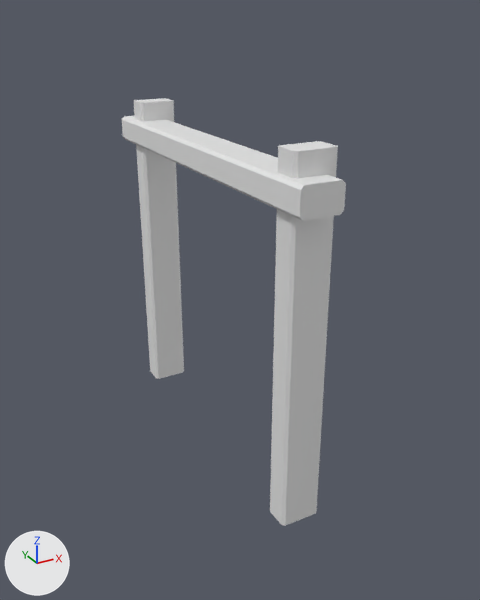
The FBX model Assets/Meshes/Scenes/SM_Frame.fbx as it was, and as the next commit left it.
One viewpoint serves both versions: a 50 mm camera at (8.48, -4.71, 3.6) aimed at (10.95, -0.22, 1.36). The axes (+X, +Y, +Z) are drawn at lower left. The lights are the same throughout. Where no turn or scale is listed for an object, it has been applied to the vertices.

Names of what the first picture shows: 'SM_Frame'.
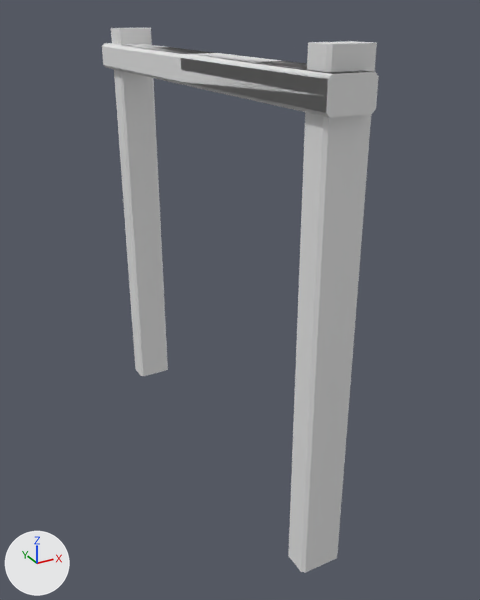
Diff of the bpy script that builds the scene:
```diff
--- a/Assets/Meshes/Scenes/SM_Frame.fbx.py
+++ b/Assets/Meshes/Scenes/SM_Frame.fbx.py
@@ me_cube_040 @@
 me_cube_040.from_pydata(...)  # 48 vertices, 30 faces; spans x 10.63..11.02, y -1.54..1.54, z -0.05..2.82
 # used by ob_sm_frame; location = (0.0, 0.0, 0.0)
+# me_cube_040 part 1: the loose piece of 16 vertices spanning x 10.69..11.02, y -1.37..-1.16, z -0.05..2.82 is scaled about its middle by (1, 1, 1.26), then moved by (-10.82, -0.35, 0.42)
+# me_cube_040 part 2: the loose piece of 16 vertices spanning x 10.63..10.96, y -1.54..1.54, z 2.44..2.65 is scaled about its middle by (1, 1.18, 1), then moved by (-10.82, 0.0, 0.82)
+# me_cube_040 part 3: the loose piece of 16 vertices spanning x 10.69..11.02, y 1.16..1.37, z -0.05..2.82 is scaled about its middle by (1, 1, 1.26), then moved by (-10.82, 0.35, 0.42)
+# me_cube_040 part 4: the loose piece of 16 vertices spanning x 10.63..10.96, y -1.54..1.54, z 2.44..2.65 is copied, and the copy is scaled about its middle by (1, 1.18, 1), then moved by (-10.82, 0.0, 0.82); it spans x -0.2..0.13, y -1.82..1.82, z 3.26..3.48
@@ ob_sm_frame @@
 ob_sm_frame = bpy.data.objects.new('SM_Frame', me_cube_040)
-ob_sm_frame.location = (0.0, 0.0, 0.0)
+ob_sm_frame.location = (10.776, 0.0, -0.181)
```

Location of each change, (x1, y1, x2, y2) in pixels of the pictures (480 x 600 px; the box of a moved part takes in the faces that stretch with it):
'SM_Frame', reshaped, moved (24% wider, 27% taller): before (122, 98, 346, 526); after (102, 28, 379, 573)
part 1 of me_cube_040, moved or reshaped: before (270, 141, 338, 526); after (288, 41, 377, 573)
part 2 of me_cube_040, moved or reshaped: before (122, 116, 346, 221); after (102, 43, 379, 118)
part 3 of me_cube_040, moved or reshaped: before (134, 98, 184, 379); after (111, 28, 168, 376)
part 4 of me_cube_040, added: after (102, 43, 374, 113)
